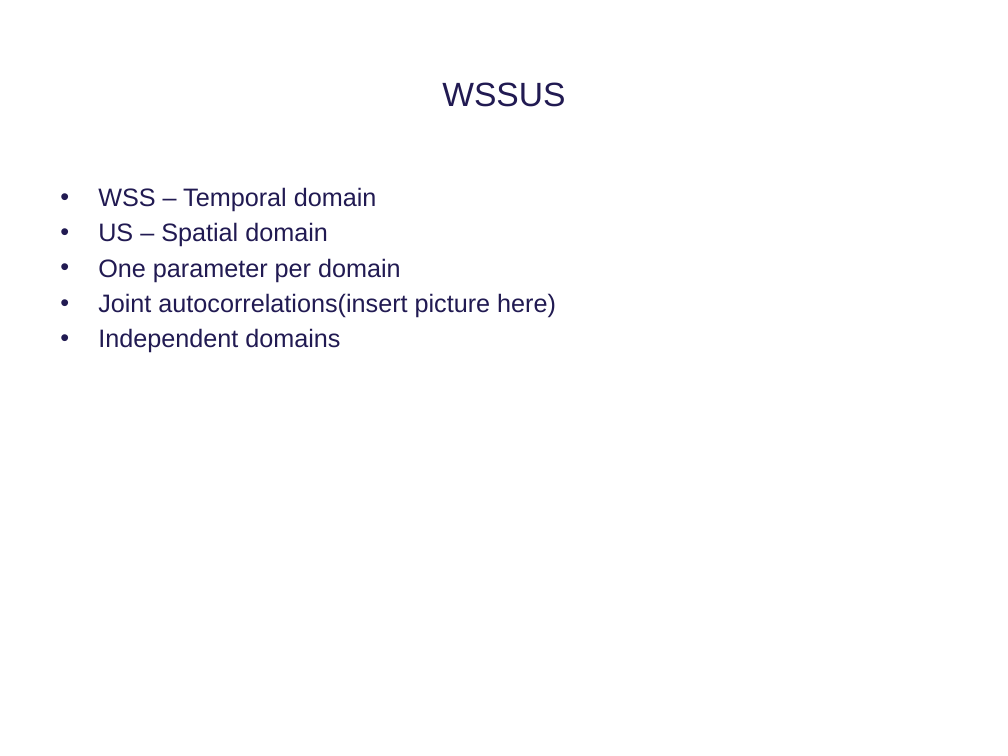
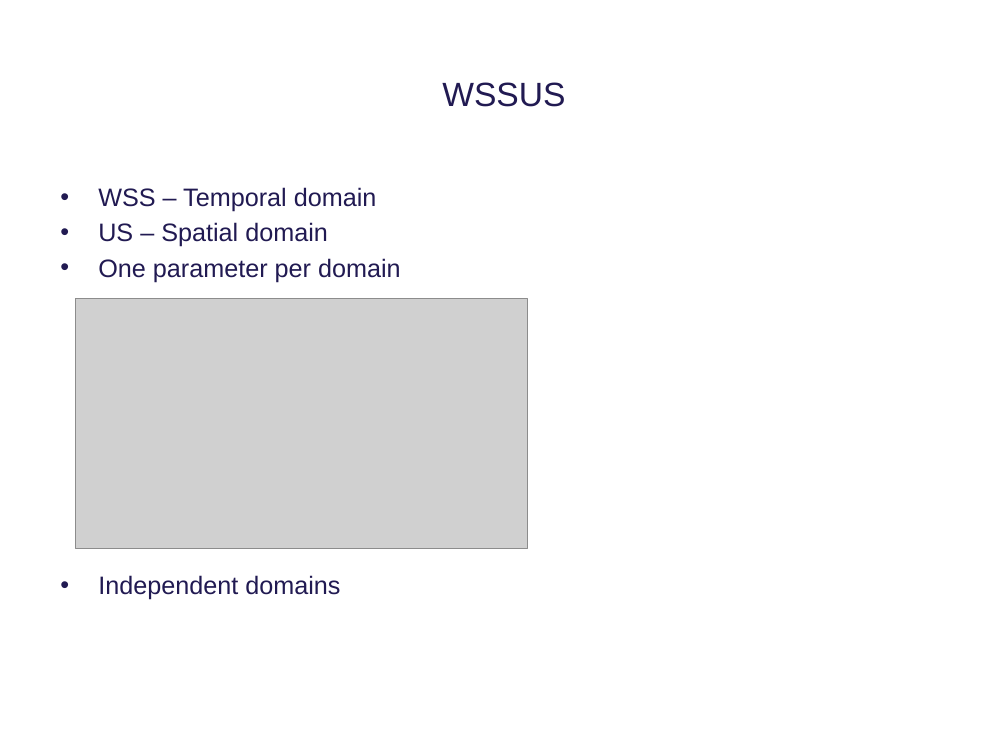
Before and after one commit to tkjj13/P8, a slide deck: slide 9 of ppt/premature ppt.pptx. Drawn at 1008x756 pixels with LibreOffice and Linux fonts; fonts in the diff are those of the drawing; grey boxes stand for pictures; background and template pictures are left out. Boxes give left, top, right and bottom in pixels: in the first picture for what was removed or moved away, otherwise in the second. Text is boxed around its words. In the diff, an @@ line names an element or a change of style, - is before the commit and + after.

```diff
--- a/ppt/premature ppt.pptx
+++ b/ppt/premature ppt.pptx
@@ picture added at bbox=[76, 298, 528, 548] @@
@@ text at bbox=[98, 293, 556, 318]: paragraph removed @@
-• Joint autocorrelations(insert picture here)
```
Also in this commit, not shown: 2 other slides changed.
